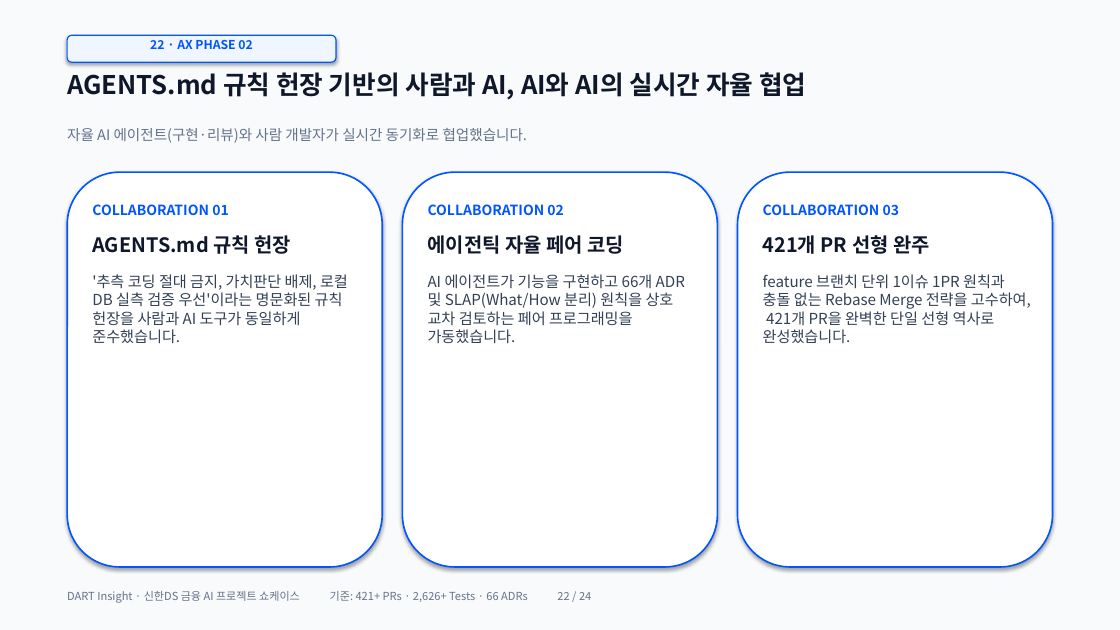
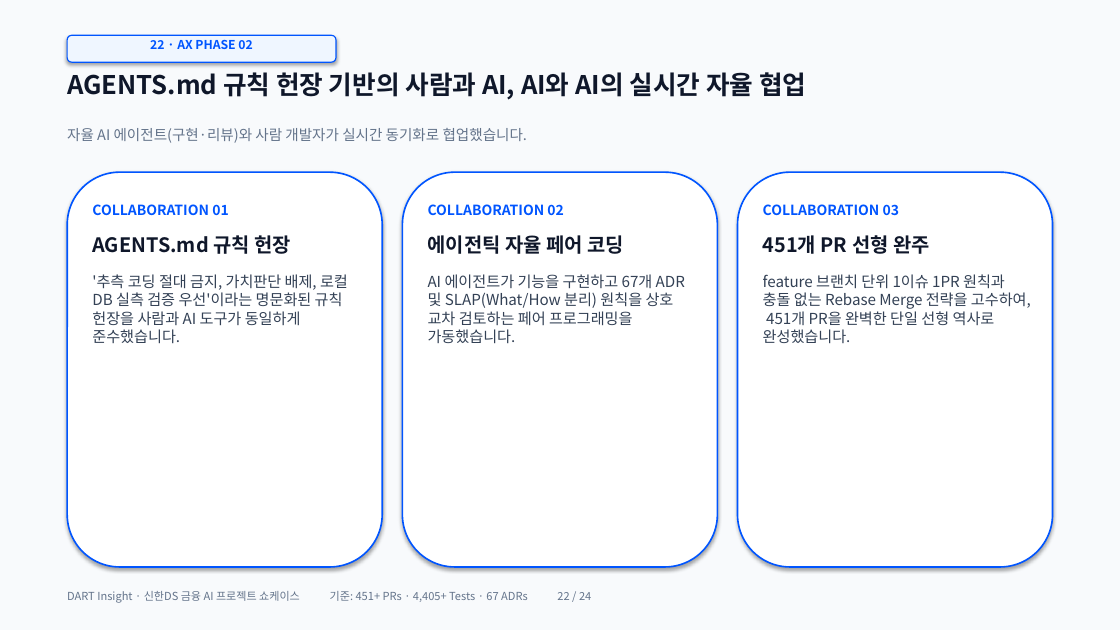
Before and after one commit to ShinhanDSProject/dart-insight, a slide deck: slide 22 of frontend/public/easter/DART_Insight_Presentation.pptx. Drawn at 1120x630 pixels with LibreOffice and Linux fonts; fonts in the diff are those of the drawing. Boxes give left, top, right and bottom in pixels: in the first picture for what was removed or moved away, otherwise in the second. Text is boxed around its words. In the diff, an @@ line names an element or a change of style, - is before the commit and + after.

```diff
--- a/frontend/public/easter/DART_Insight_Presentation.pptx
+++ b/frontend/public/easter/DART_Insight_Presentation.pptx
@@ text at (763, 235, 1031, 343): text changed @@
-421개 PR 선형 완주
-feature 브랜치 단위 1이슈 1PR 원칙과 충돌 없는 Rebase Merge 전략을 고수하여, 421개 PR을 완벽한 단일 선형 역사로 완성했습니다.
+451개 PR 선형 완주
+feature 브랜치 단위 1이슈 1PR 원칙과 충돌 없는 Rebase Merge 전략을 고수하여, 451개 PR을 완벽한 단일 선형 역사로 완성했습니다.
@@ text at (428, 274, 685, 343): text changed @@
-AI 에이전트가 기능을 구현하고 66개 ADR 및 SLAP(What/How 분리) 원칙을 상호 교차 검토하는 페어 프로그래밍을 가동했습니다.
+AI 에이전트가 기능을 구현하고 67개 ADR 및 SLAP(What/How 분리) 원칙을 상호 교차 검토하는 페어 프로그래밍을 가동했습니다.
@@ text at (67, 591, 591, 603): text changed @@
-DART Insight · 신한DS 금융 AI 프로젝트 쇼케이스 기준: 421+ PRs · 2,626+ Tests · 66 ADRs 22 / 24
+DART Insight · 신한DS 금융 AI 프로젝트 쇼케이스 기준: 451+ PRs · 4,405+ Tests · 67 ADRs 22 / 24
```
Also in this commit, not shown: 23 other slides changed, 1 other file.
